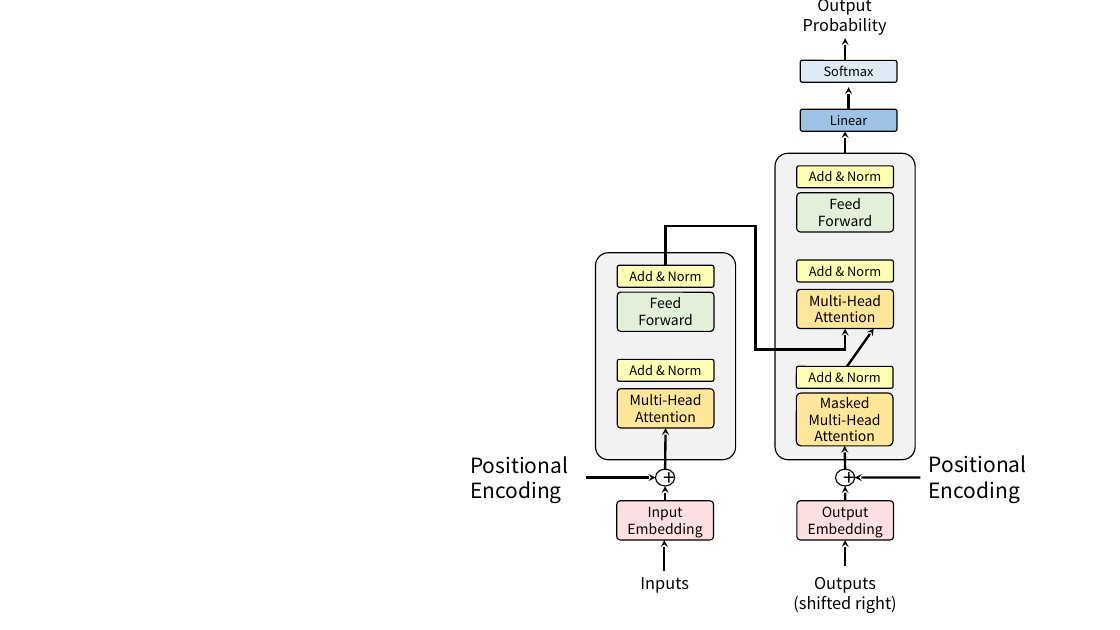
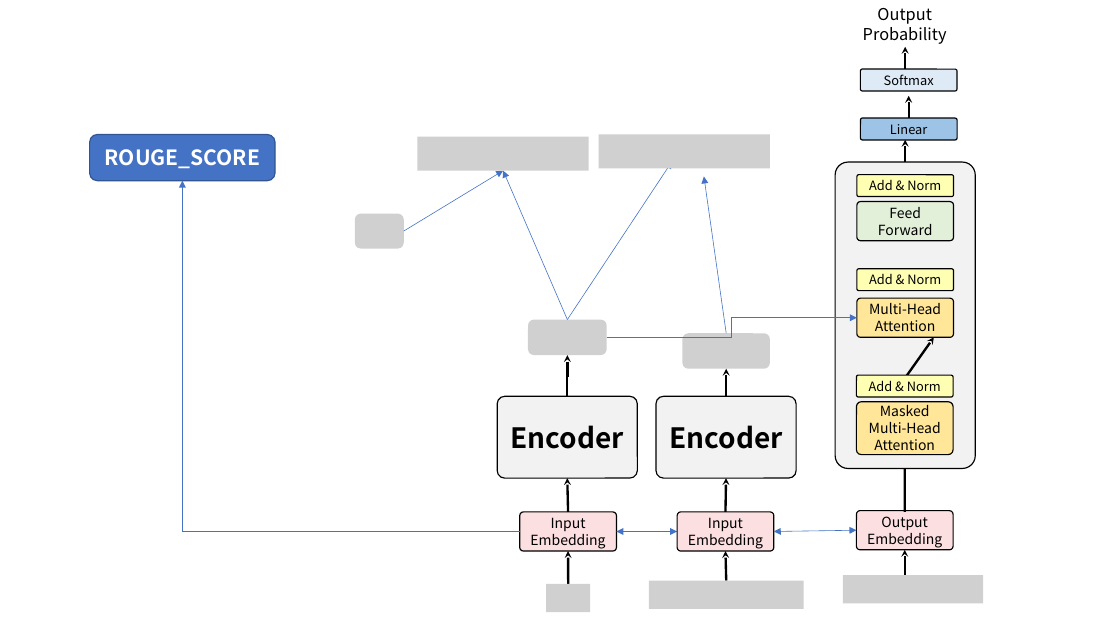
Before and after one commit to fxnnxc/text_summarization, a slide deck: slide 2 of docs/models.pptx. Drawn at 1120x630 pixels with LibreOffice and Linux fonts; fonts in the diff are those of the drawing; grey boxes stand for pictures. Boxes give left, top, right and bottom in pixels: in the first picture for what was removed or moved away, otherwise in the second. Text is boxed around its words. In the diff, an @@ line names an element or a change of style, - is before the commit and + after.

```diff
--- a/docs/models.pptx
+++ b/docs/models.pptx
@@ 10 rounded rectangles, 5 arrows, 1 text: place and size @@
-10 rounded rectangles, 5 arrows, 1 text at box(776, 0, 916, 566)
+10 rounded rectangles, 5 arrows, 1 text at box(835, 8, 975, 576)
@@ rounded rectangle added at box(90, 134, 276, 181), fill #4472C4, outline #325491 1 pt, 18 pt, text #FFFFFF, bold @@
+ROUGE_SCORE
@@ picture added at box(418, 137, 589, 171) @@
@@ picture added at box(599, 134, 770, 168) @@
@@ arrow added from (404, 231) to (503, 171), #4472C4 0.5 pt @@
@@ arrow added from (567, 319) to (503, 171), #4472C4 0.5 pt @@
@@ arrow added from (567, 319) to (672, 161), #4472C4 0.5 pt @@
@@ arrow added from (727, 334) to (704, 176), #4472C4 0.5 pt @@
@@ elbow arrow added from (520, 532) to (182, 181), #4472C4 0.5 pt @@
@@ picture added at box(355, 213, 403, 249) @@
@@ picture added at box(528, 319, 607, 355) @@
@@ elbow arrow added from (607, 338) to (857, 318), #4472C4 0.5 pt @@
@@ elbow arrow added from (567, 397) to (567, 355), #000000 2 pt @@
@@ picture added at box(682, 334, 770, 369) @@
@@ elbow arrow added from (726, 397) to (727, 369), #000000 2 pt @@
@@ rounded rectangle added at box(497, 397, 638, 478), fill #F2F2F2, outline #000000 1 pt, 24 pt, text #000000, bold @@
+Encoder
@@ rounded rectangle added at box(656, 397, 797, 478), fill #F2F2F2, outline #000000 1 pt, 24 pt, text #000000, bold @@
+Encoder
@@ group removed at box(470, 226, 1027, 613): 5 rounded rectangles, 4 texts, 2 arrows, 2 ellipses, 1 elbow arrow @@
-+
-+
-Inputs
-Outputs
-(shifted right)
-Multi-Head
-Attention
-Add & Norm
-Feed
-Forward
-Add & Norm
-Positional Encoding
-Positional Encoding
@@ arrow moved from (665, 486) - (665, 501) to (567, 478) - (568, 512) @@
@@ arrow moved from (665, 428) - (665, 469) to (726, 478) - (726, 512) @@
@@ arrow moved from (845, 486) - (845, 501) to (905, 455) - (905, 512) @@
@@ rounded rectangle "Input": place and size @@
-rounded rectangle "Input" at box(617, 501, 713, 540)
+rounded rectangle "Input" at box(520, 512, 617, 551)
@@ arrow moved from (655, 478) - (586, 478) to (617, 532) - (677, 532) @@
@@ arrow (617, 532) - (677, 532): arrow to double arrow; stroke #000000 2 pt to #4472C4 0.5 pt @@
@@ rounded rectangle added at box(677, 512, 774, 551), fill #FCDFE0, outline #000000 1 pt, 12 pt, text #000000 @@
+Input
+Embedding
@@ double arrow added from (774, 532) to (857, 530), #4472C4 0.5 pt @@
@@ arrow moved from (665, 540) - (665, 571) to (568, 551) - (568, 584) @@
@@ arrow added from (727, 581) to (726, 551), #000000 2 pt @@
@@ picture added at box(546, 584, 590, 613) @@
@@ picture added at box(649, 581, 803, 609) @@
@@ picture added at box(843, 576, 983, 604) @@
```
Also in this commit, not shown: 1 other slide changed, 3 other files.
